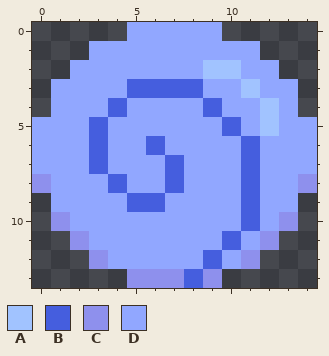
Two versions of one pixel-art file, Assets/Art/Effects/Skills/Snail/Snail_Ultimate_Effect.aseprite. Above: the version before the commit.
15x14 pixels, 1 frame.
Palette (. is transparent): A #a1c3ff  B #455ede  C #8e90ed  D #91a7ff
Once edited:
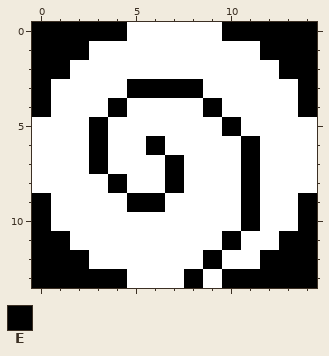
Colours new in this view: E #000000
Message: Modified Enemy Skill Effects
What changed:
layer "Glow" added
colour D: #91a7ff -> #ffffff
Layer "Glow":
y 0: x 0..4 ..... -> EEEEE; x 10..14 ..... -> EEEEE
y 1: x 0..2 ... -> EEE; x 12..14 ... -> EEE
y 2: x 0..1 .. -> EE; x 9..10 AA -> DD; x 13..14 .. -> EE
y 3: x 0 . -> E; x 5..8 BBBB -> EEEE; x 11 A -> D; x 14 . -> E
y 4: x 0 . -> E; x 4 B -> E; x 9 B -> E; x 12 A -> D; x 14 . -> E
y 5: x 3 B -> E; x 10 B -> E; x 12 A -> D
y 6: x 3 B -> E; x 6 B -> E; x 11 B -> E
y 7: x 3 B -> E; x 7 B -> E; x 11 B -> E
y 8: x 0 C -> D; x 4 B -> E; x 7 B -> E; x 11 B -> E; x 14 C -> D
y 9: x 0 . -> E; x 5..6 BB -> EE; x 11 B -> E; x 14 . -> E
y 10: x 0..1 .C -> ED; x 11 B -> E; x 13..14 C. -> DE
y 11: x 0..2 ..C -> EED; x 10 B -> E; x 12..14 C.. -> DEE
y 12: x 0..3 ...C -> EEED; x 9 B -> E; x 11..14 C... -> DEEE
y 13: x 0..14 .....CCCBC..... -> EEEEEDDDEDEEEEE
Changed places in both pictures, as pixel boxes (x1, y1, x2, y2):
changed: (32, 22, 317, 288)
